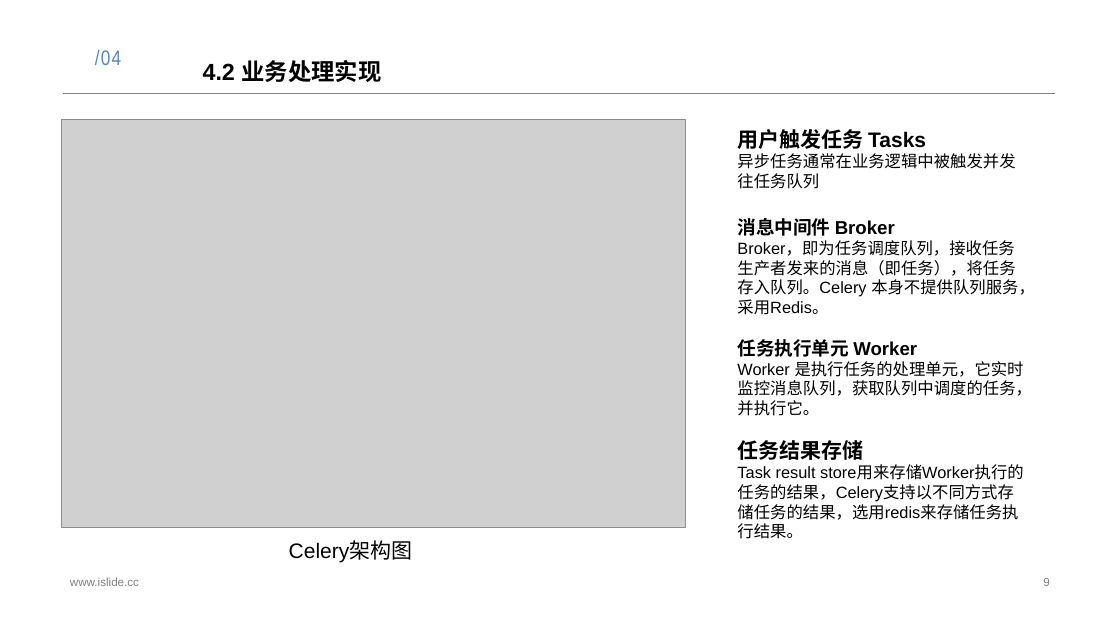
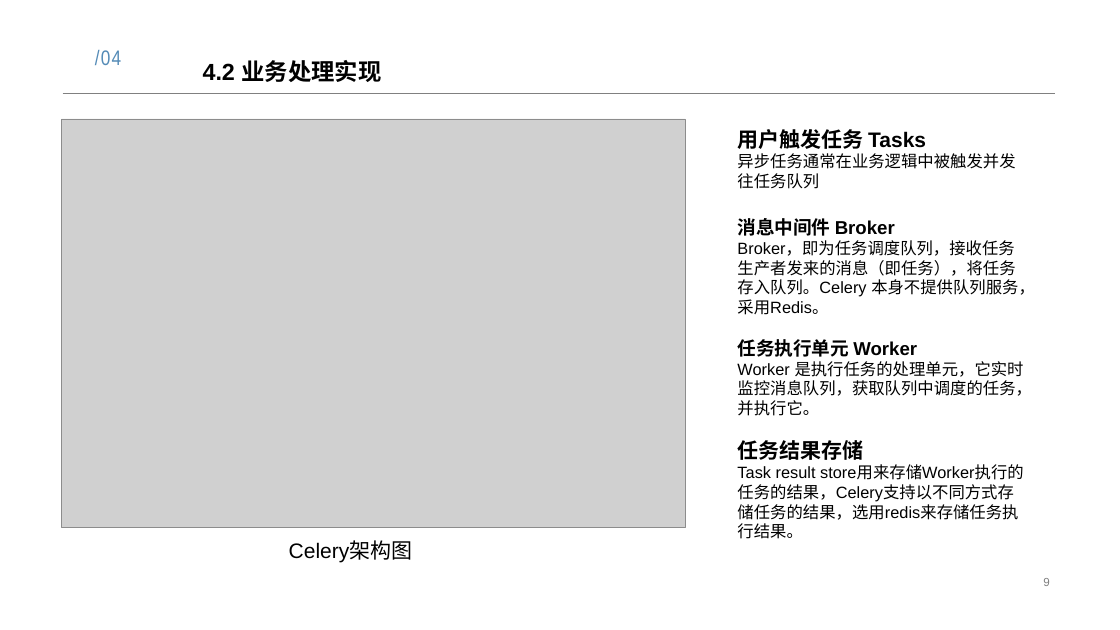
Before and after one commit to poetryexec/poetry, a slide deck: slide 9 of RelationDocuments/8组_唐诗生成系统的设计与实现.pptx. Drawn at 1120x630 pixels with LibreOffice and Linux fonts; fonts in the diff are those of the drawing; grey boxes stand for pictures. Boxes give left, top, right and bottom in pixels: in the first picture for what was removed or moved away, otherwise in the second. Text is boxed around its words. In the diff, an @@ line names an element or a change of style, - is before the commit and + after.

```diff
--- a/RelationDocuments/8组_唐诗生成系统的设计与实现.pptx
+++ b/RelationDocuments/8组_唐诗生成系统的设计与实现.pptx
@@ text removed at (70, 577, 139, 586) @@
-www.islide.cc
```
Also in this commit, not shown: 5 slides added, 2 other files.
